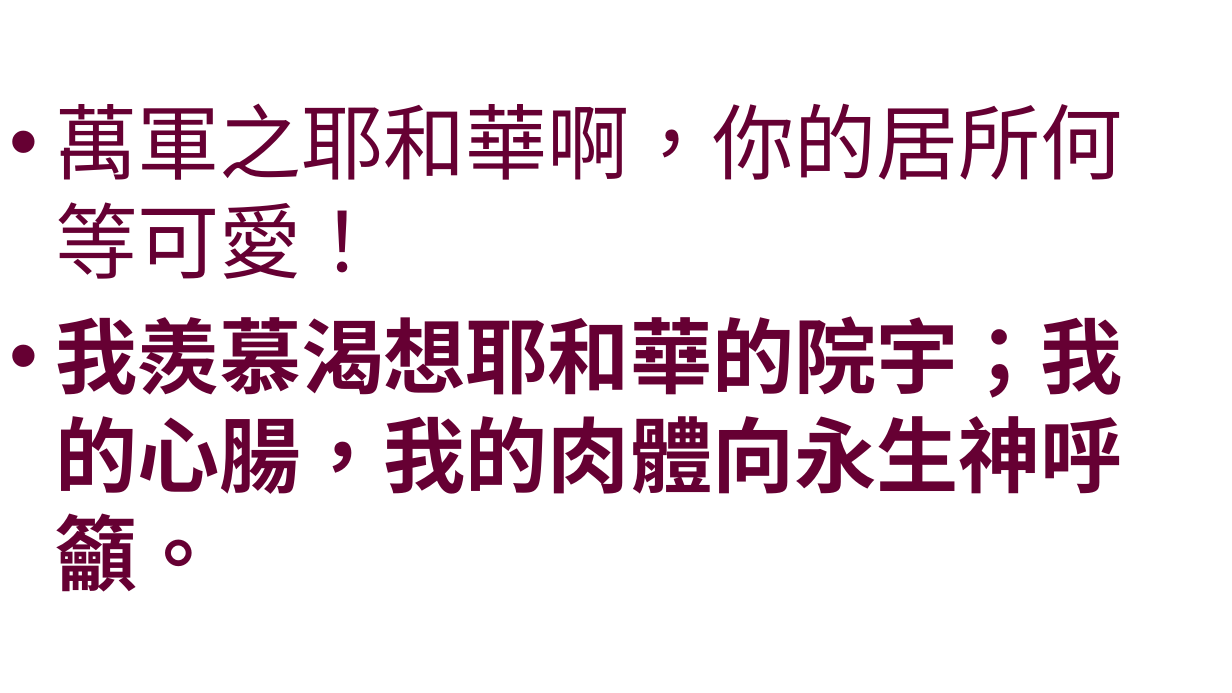
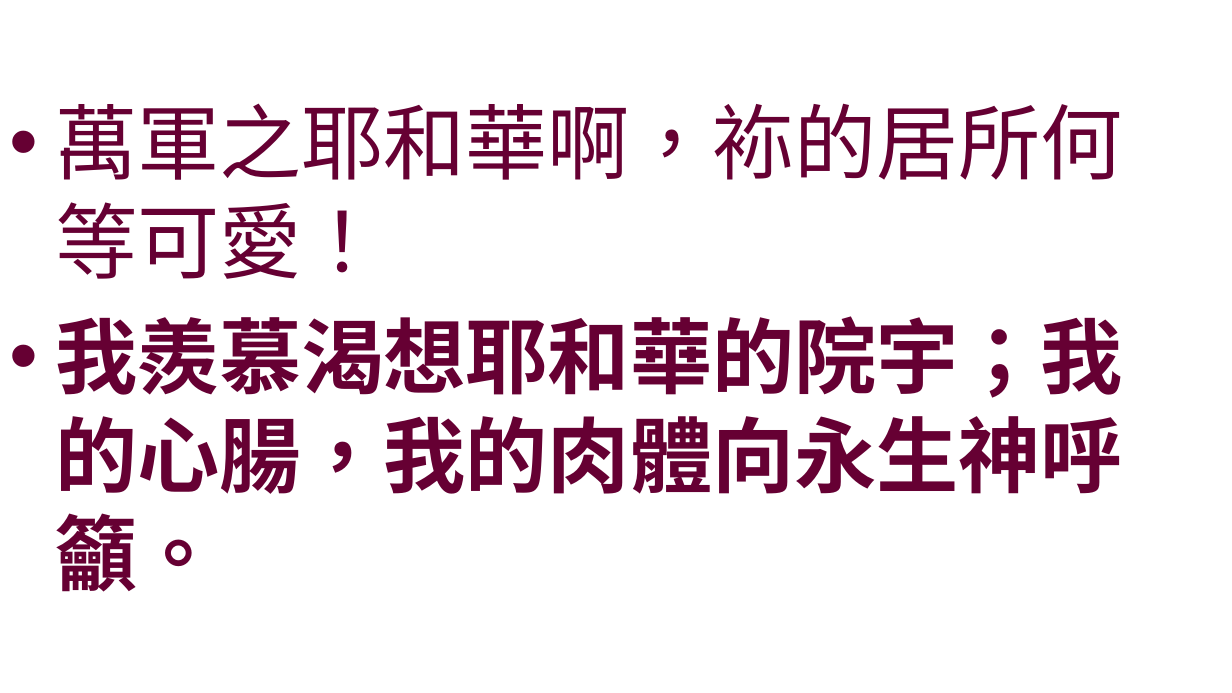
Before and after one commit to batisuoc/worship-resources, a slide deck: slide 2 of 110殿中敬拜.pptx. Drawn at 1232x693 pixels with LibreOffice and Linux fonts; fonts in the diff are those of the drawing; background and template pictures are left out. Boxes give left, top, right and bottom in pixels: in the first picture for what was removed or moved away, otherwise in the second. Text is boxed around its words. In the diff, an @@ line names an element or a change of style, - is before the commit and + after.

```diff
--- a/110殿中敬拜.pptx
+++ b/110殿中敬拜.pptx
@@ text at <box>55,103,1122,279</box>: text changed @@
-• 萬軍之耶和華啊，你的居所何等可愛！
+• 萬軍之耶和華啊，袮的居所何等可愛！
```
Also in this commit, not shown: 5 other slides changed, 1 other file.
